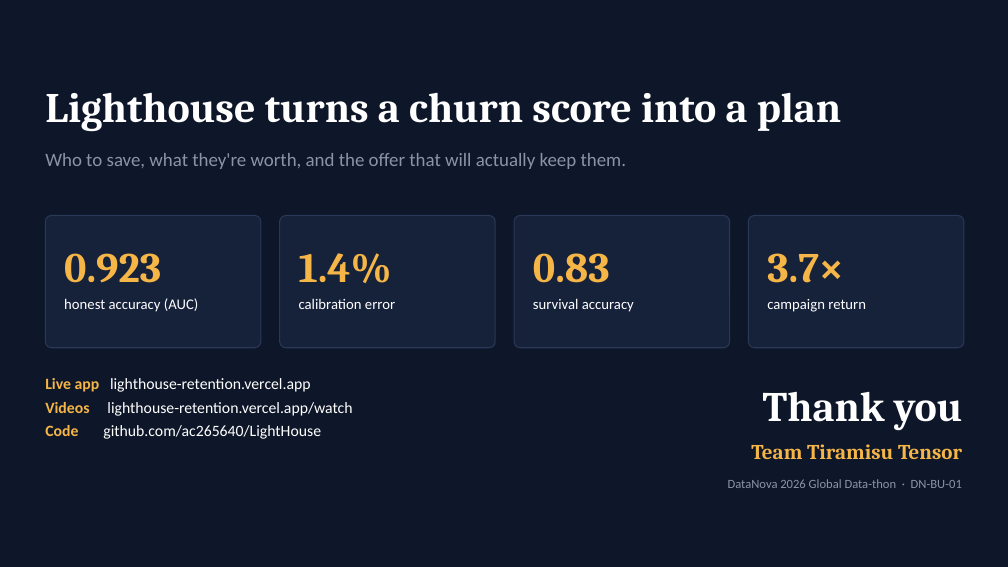
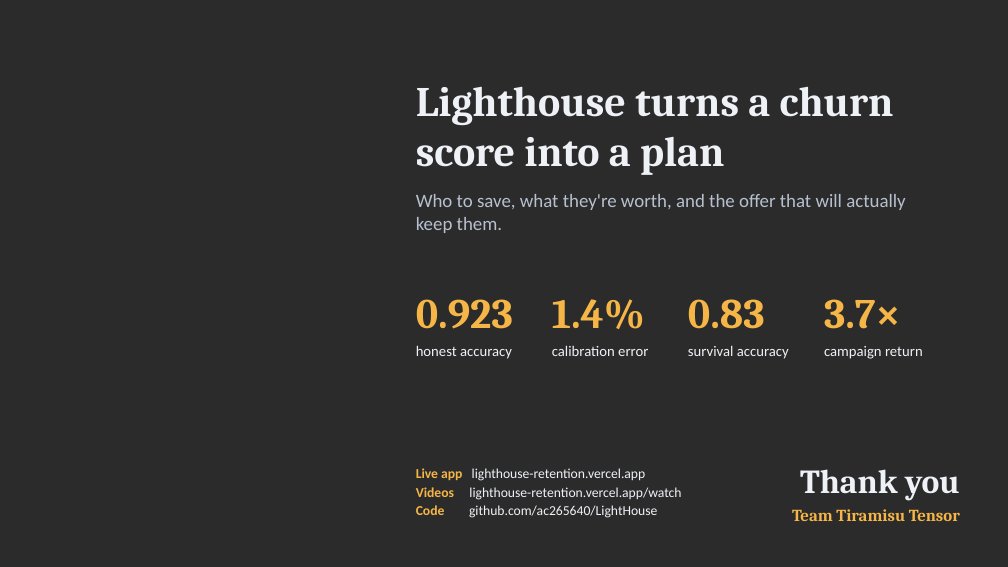
Before and after one commit to ac265640/LightHouse, a slide deck: slide 16 of frontend/public/deck/Lighthouse-Team-Tiramisu-Tensor.pptx (slide 15 before the commit). Drawn at 1008x567 pixels with LibreOffice and Linux fonts; fonts in the diff are those of the drawing; background and template pictures are left out; a plain dark background stands for a picture behind light text. Boxes give left, top, right and bottom in pixels: in the first picture for what was removed or moved away, otherwise in the second. Text is boxed around its words. In the diff, an @@ line names an element or a change of style, - is before the commit and + after.

Commit message:
docs: redesign the pitch deck with a night-sea lighthouse theme
Each slide sits on its own rendered night scene, with the lighthouse beam
aimed at that slide's content. Slow fades between slides make the beam
appear to sweep. Text, charts and tables stay native and editable.

```diff
--- a/frontend/public/deck/Lighthouse-Team-Tiramisu-Tensor.pptx
+++ b/frontend/public/deck/Lighthouse-Team-Tiramisu-Tensor.pptx
@@ background #0E1729 to picture (left out) @@
@@ text "Lighthouse turns a churn score ...": place and size @@
-text "Lighthouse turns a churn score ..." at <box>45,92,841,132</box>
+text "Lighthouse turns a churn score ..." at <box>416,86,894,175</box>
@@ text "Who to save, what they're ...": place and size @@
-text "Who to save, what they're ..." at <box>45,153,626,169</box>
+text "Who to save, what they're ..." at <box>416,194,905,233</box>
@@ text "Who to save, what they're ..." at <box>416,194,905,233</box>: text colour #8A94A6 to #B7C0CF @@
@@ rounded rectangle removed at <box>45,216,261,348</box> @@
@@ rounded rectangle removed at <box>280,216,495,348</box> @@
@@ rounded rectangle removed at <box>514,216,730,348</box> @@
@@ rounded rectangle removed at <box>749,216,964,348</box> @@
@@ text "0.923": place and size @@
-text "0.923" at <box>64,253,161,283</box>
+text "0.923" at <box>416,299,513,329</box>
@@ text "1.4%": place and size @@
-text "1.4%" at <box>299,253,392,283</box>
+text "1.4%" at <box>552,299,645,329</box>
@@ text "0.83": place and size @@
-text "0.83" at <box>533,253,610,283</box>
+text "0.83" at <box>688,299,765,329</box>
@@ text "3.7×": place and size @@
-text "3.7×" at <box>767,253,844,283</box>
+text "3.7×" at <box>824,299,901,329</box>
@@ text at <box>416,345,512,359</box>: text changed; text colour #FFFFFF to #EEF1F6 @@
-honest accuracy (AUC)
+honest accuracy
@@ text colour #FFFFFF to #EEF1F6 in 4 elements at <box>416,86,894,175</box>, <box>824,346,923,359</box>, <box>688,345,789,359</box>, <box>552,345,648,356</box> @@
@@ text "calibration error": place and size @@
-text "calibration error" at <box>299,298,395,309</box>
+text "calibration error" at <box>552,345,648,356</box>
@@ text "survival accuracy": place and size @@
-text "survival accuracy" at <box>533,298,634,312</box>
+text "survival accuracy" at <box>688,345,789,359</box>
@@ text "campaign return": place and size @@
-text "campaign return" at <box>767,299,866,312</box>
+text "campaign return" at <box>824,346,923,359</box>
@@ text "Live app lighthouse-retention.vercel.app": place and size @@
-text "Live app lighthouse-retention.vercel.app" at <box>45,378,352,439</box>
+text "Live app lighthouse-retention.vercel.app" at <box>416,468,681,518</box>
@@ text "Live app lighthouse-retention.vercel.app" at <box>416,468,681,518</box>: size 15 to 13 pt; text colour #FFFFFF to #EEF1F6 in "lighthouse-retention.vercel.app", "lighthouse-retention.vercel.app/watch", "github.com/ac265640/LightHouse"; less space between paragraphs @@
@@ text removed at <box>728,479,962,488</box> @@
-DataNova 2026 Global Data-thon · DN-BU-01
@@ text "Thank you": place and size @@
-text "Thank you" at <box>763,391,962,431</box>
+text "Thank you" at <box>800,469,960,501</box>
@@ text "Thank you" at <box>800,469,960,501</box>: size 40 to 32 pt, text colour #FFFFFF to #EEF1F6 @@
@@ text "Team Tiramisu Tensor": place and size @@
-text "Team Tiramisu Tensor" at <box>751,444,962,459</box>
+text "Team Tiramisu Tensor" at <box>792,509,960,521</box>
@@ text "Team Tiramisu Tensor" at <box>792,509,960,521</box>: size 20 to 16 pt @@
```
Also in this commit, not shown: 14 other slides changed, 1 slide added, 4 other files.
